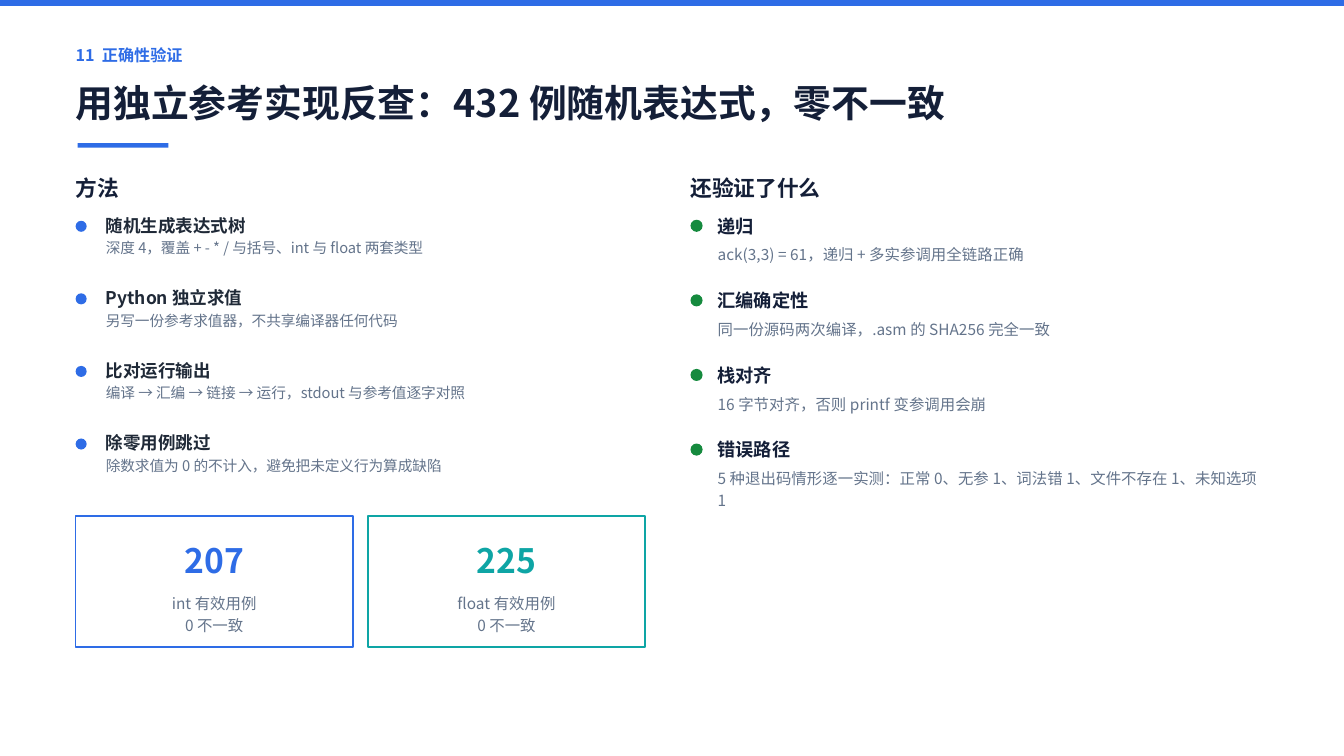
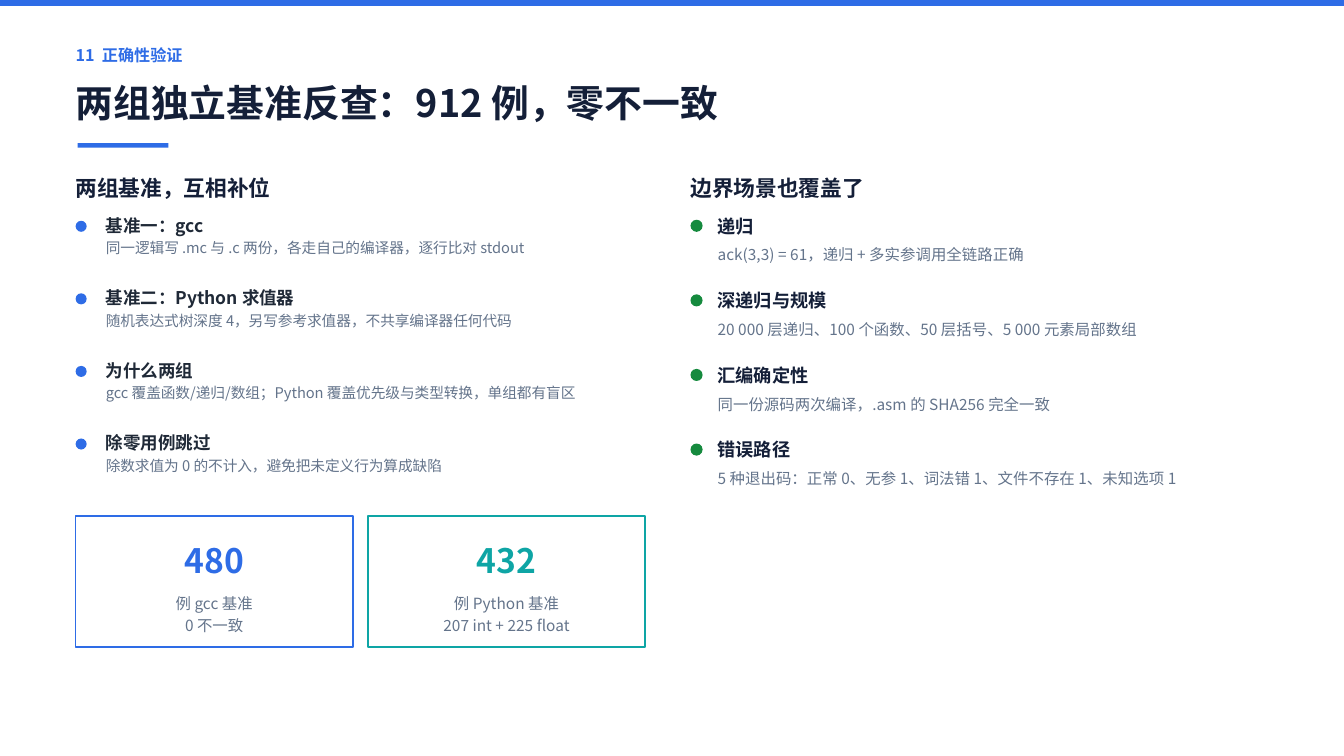
Before and after one commit to 9527-qincheng/MiniCCompiler, a slide deck: slide 12 of docs/MiniC编译器_答辩演示.pptx. Drawn at 1344x756 pixels with LibreOffice and Linux fonts; fonts in the diff are those of the drawing. Boxes give left, top, right and bottom in pixels: in the first picture for what was removed or moved away, otherwise in the second. Text is boxed around its words. In the diff, an @@ line names an element or a change of style, - is before the commit and + after.

Commit message:
docs: 答辩 PPT 同步两组差分测试口径
正确性验证页由单组改为两组独立基准：gcc 480 例 + Python 求值器 432 例，
合计 912 例 0 不一致；补上深递归与规模边界（20000 层递归、100 个函数、
50 层括号、5000 元素局部数组）。封面与概览页的 432 同步改为 912。

```diff
--- a/docs/MiniC编译器_答辩演示.pptx
+++ b/docs/MiniC编译器_答辩演示.pptx
@@ text at box(76, 84, 718, 122): text changed @@
-用独立参考实现反查：432 例随机表达式，零不一致
+两组独立基准反查：912 例，零不一致
@@ text at box(76, 177, 271, 199): text changed @@
-方法
+两组基准，互相补位
@@ text at box(690, 177, 864, 198): text changed @@
-还验证了什么
+边界场景也覆盖了
@@ text at box(106, 217, 204, 237): text changed @@
-随机生成表达式树
+基准一：gcc
@@ text at box(106, 240, 524, 255): text changed @@
-深度 4，覆盖 + - * / 与括号、int 与 float 两套类型
+同一逻辑写 .mc 与 .c 两份，各走自己的编译器，逐行比对 stdout
@@ text at box(106, 289, 294, 308): text changed @@
-Python 独立求值
+基准二：Python 求值器
@@ text added at box(718, 291, 827, 309), 13 pt, text #141F38, bold @@
+深递归与规模
@@ text at box(106, 313, 512, 328): text changed @@
-另写一份参考求值器，不共享编译器任何代码
+随机表达式树深度 4，另写参考求值器，不共享编译器任何代码
@@ text added at box(718, 322, 1137, 336), 11 pt, text #64748B @@
+20 000 层递归、100 个函数、50 层括号、5 000 元素局部数组
@@ text at box(106, 362, 193, 379): text changed @@
-比对运行输出
+为什么两组
@@ text at box(106, 385, 575, 402): text changed @@
-编译 → 汇编 → 链接 → 运行，stdout 与参考值逐字对照
+gcc 覆盖函数/递归/数组；Python 覆盖优先级与类型转换，单组都有盲区
@@ text "汇编确定性": place and size @@
-text "汇编确定性" at box(718, 291, 809, 309)
+text "汇编确定性" at box(718, 366, 809, 384)
@@ text removed at box(718, 366, 773, 384) @@
-栈对齐
@@ text "同一份源码两次编译，.asm 的 SHA256 完全一致": place and size @@
-text "同一份源码两次编译，.asm 的 SHA256 完全一致" at box(718, 322, 1050, 337)
+text "同一份源码两次编译，.asm 的 SHA256 完全一致" at box(718, 397, 1050, 412)
@@ text removed at box(718, 397, 987, 414) @@
-16 字节对齐，否则 printf 变参调用会崩
@@ text at box(718, 471, 1177, 485): text changed @@
-5 种退出码情形逐一实测：正常 0、无参 1、词法错 1、文件不存在 1、未知选项 1
+5 种退出码：正常 0、无参 1、词法错 1、文件不存在 1、未知选项 1
@@ text at box(184, 547, 243, 574): text changed @@
-207
+480
@@ text at box(477, 547, 536, 574): text changed @@
-225
+432
@@ text at box(176, 596, 253, 613): text changed @@
-int 有效用例
+例 gcc 基准
@@ text at box(443, 596, 570, 631): text changed @@
-float 有效用例
-0 不一致
+例 Python 基准
+207 int + 225 float
```
Also in this commit, not shown: 3 other slides changed.
